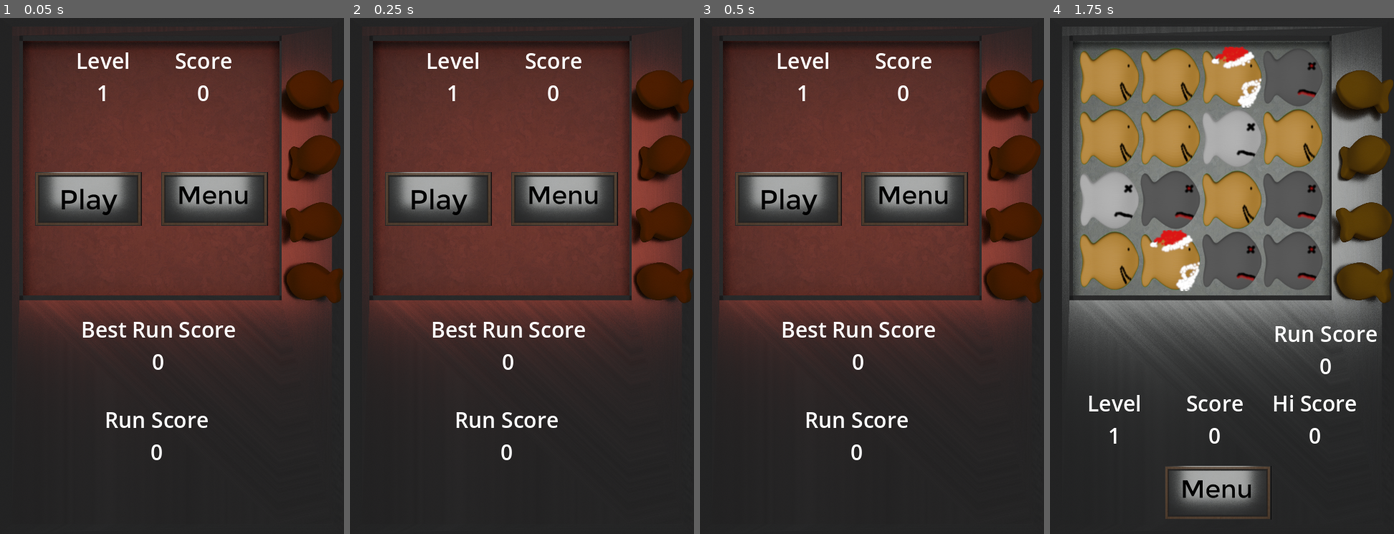
Above: before the commit, frames 1-4 (left to right).
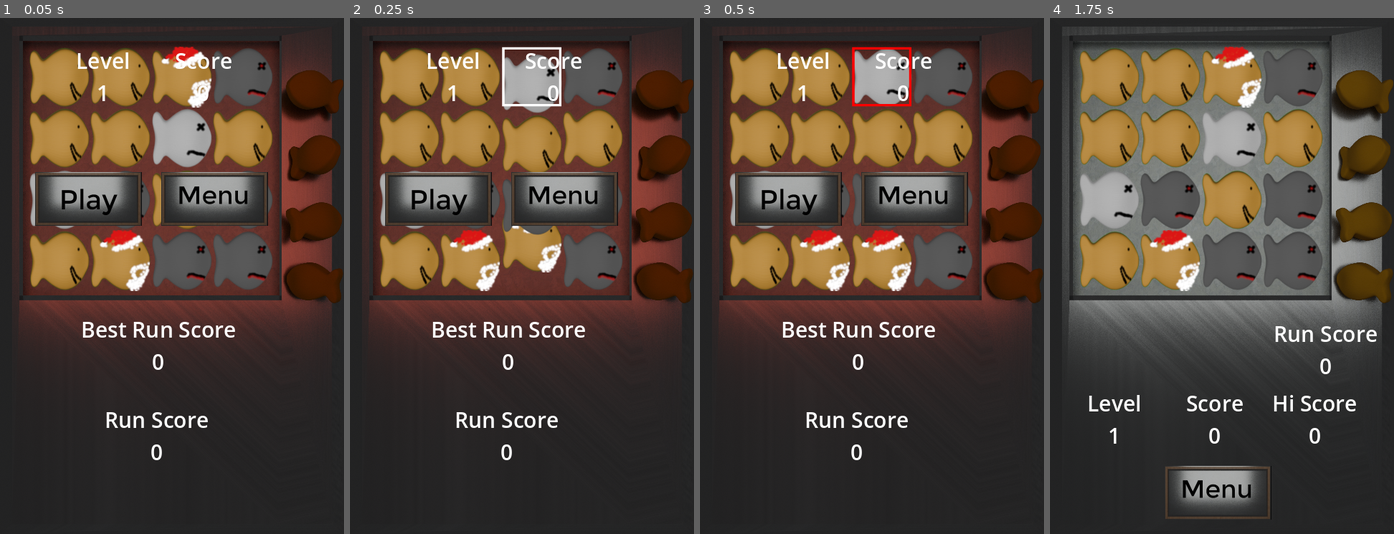
Above: after the commit, the same moments.

Repository: SecsAndCyber/GoldphishMatcher
Game: Godot game, scene res://source/failed_state.tscn
Same seed, same stepped clock (60 frames per second), same inputs: the game is played once before the commit and once after it. This scene is started directly instead of the project's main scene.
Inputs (mouse positions are in pixels of both pictures, inside the frame that each line leads up to):
- Up to frame 1 (0.05 s): no input
- Up to frame 2 (0.25 s): no input
- Up to frame 3 (0.5 s): no input
- Up to frame 4 (1.75 s): click (1263, 198) at 0.5 s; click (1228, 286) at 1.25 s

The runs differ from the first frame. In frame 1, 18% of the frame differs, in the area x 8-80%, y 5-53%; in frame 2, 18%; in frame 3, 19%; in frame 4, nothing differs.

Commit message:
Replay mistakes on Failure

Diff:
--- a/source/failed_state.tscn
+++ b/source/failed_state.tscn
@@ -1,10 +1,11 @@
-[gd_scene load_steps=11 format=3 uid="uid://dhh3gjlk1sdf8"]
+[gd_scene load_steps=12 format=3 uid="uid://dhh3gjlk1sdf8"]
 
 [ext_resource type="Script" path="res://source/scripts/failed_state.gd" id="1_aynwv"]
 [ext_resource type="Texture2D" uid="uid://cujg3js88g11v" path="res://assets/backgrounds/background-4.png" id="2_26f1s"]
 [ext_resource type="Texture2D" uid="uid://d3xayflyb0lxx" path="res://assets/backgrounds/foreground-4.png" id="4_e3lga"]
 [ext_resource type="Texture2D" uid="uid://oimu8os7fkqs" path="res://assets/UI/Play_Button_Frames.png" id="5_pr7gn"]
 [ext_resource type="Texture2D" uid="uid://bxvbt63obr7j1" path="res://assets/UI/Return_Button_Frames.png" id="5_ry7gx"]
+[ext_resource type="PackedScene" uid="uid://b2a53t6xtelye" path="res://source/replay_state.tscn" id="7_oxosu"]
 [ext_resource type="Theme" uid="uid://docpmippif7jn" path="res://source/resources/PlayStateText.tres" id="8_55qik"]
 
 [sub_resource type="AtlasTexture" id="AtlasTexture_t6qk5"]
@@ -25,6 +26,8 @@
 
 [node name="FailedState" type="Node2D"]
 
+[node name="ReplayState" parent="." instance=ExtResource("7_oxosu")]
+
 [node name="Container" type="Control" parent="."]
 layout_mode = 3
 anchors_preset = 0
@@ -33,6 +36,7 @@
 script = ExtResource("1_aynwv")
 
 [node name="background" type="TextureRect" parent="Container"]
+z_index = -1
 layout_mode = 0
 offset_right = 480.0
 offset_bottom = 720.0
@@ -40,6 +44,7 @@
 texture = ExtResource("2_26f1s")
 
 [node name="foreground" type="TextureRect" parent="Container"]
+z_index = 9
 layout_mode = 0
 offset_right = 1600.0
 offset_bottom = 2400.0
@@ -48,6 +53,7 @@
 texture = ExtResource("4_e3lga")
 
 [node name="ReturnButton" type="TextureButton" parent="Container"]
+z_index = 10
 layout_mode = 1
 anchors_preset = 5
 anchor_left = 0.5
@@ -63,6 +69,7 @@
 stretch_mode = 3
 
 [node name="PlayButton" type="TextureButton" parent="Container"]
+z_index = 10
 layout_mode = 1
 anchors_preset = 8
 anchor_left = 0.5
@@ -92,6 +99,7 @@
 vertical_alignment = 1
 
 [node name="RunScore" type="Label" parent="Container"]
+z_index = 10
 layout_mode = 1
 anchors_preset = 1
 anchor_left = 1.0
@@ -108,6 +116,7 @@
 vertical_alignment = 1
 
 [node name="BestRunScore" type="Label" parent="Container"]
+z_index = 10
 layout_mode = 1
 anchors_preset = 1
 anchor_left = 1.0
--- a/source/replay_state.tscn
+++ b/source/replay_state.tscn
@@ -43,6 +43,7 @@
 script = ExtResource("1_gjarw")
 
 [node name="background" type="TextureRect" parent="Container"]
+z_index = -5
 layout_mode = 0
 offset_right = 480.0
 offset_bottom = 720.0
@@ -64,6 +65,7 @@
 texture = ExtResource("4_3ebe3")
 
 [node name="ReturnButton" type="TextureButton" parent="Container"]
+visible = false
 layout_mode = 1
 anchors_preset = 5
 anchor_left = 0.5
@@ -97,6 +99,7 @@
 texture_hover = SubResource("AtlasTexture_7il42")
 
 [node name="NextButton" type="TextureButton" parent="Container"]
+visible = false
 layout_mode = 0
 offset_left = 230.0
 offset_top = 240.0
--- a/source/scripts/board.gd
+++ b/source/scripts/board.gd
@@ -149,18 +149,23 @@
 func _process(_delta: float) -> void:
 	if(closing): return
 	if (Reg.Loss):
+		closing = true;
 		ready_for_input = false
 		crackers.visible = false
-		closing = true;
 		Reg.HiScoreSet = false;
 		selector.toast("Failed");
 		Reg.Sounds.level_lost();
-		Reg.telemetryNode.failed_level(moves)
-		get_tree().create_timer(3).timeout.connect(func():
-			Reg.saveScore();
-			Reg.PS.change_scene_to_file("res://source/failed_state.tscn")
-		)
-		return
+		if !Reg.Replay:
+			Reg.LastLevel = Reg.Levels
+			Reg.LastMoves = moves
+			Reg.telemetryNode.failed_level(moves)
+			get_tree().create_timer(3).timeout.connect(func():
+				Reg.saveScore();
+				Reg.PS.change_scene_to_file("res://source/failed_state.tscn")
+			)
+		else:
+			Reg.PS.popup()
+			return
 	if(!blocks_correct(rebuild_speed)): return;
 	if(matching): return;
 	moving = false;
@@ -355,6 +360,8 @@
 
 			get_tree().create_timer(end_delay).timeout.connect(func():
 				if ! Reg.Replay:
+					Reg.LastLevel = Reg.Levels
+					Reg.LastMoves = moves
 					Reg.telemetryNode.finish_level(moves)
 					# Moving to next level
 					if !Reg.Done && Reg.HiScore[0] < Reg.Score + Reg.RunningScore:
--- a/source/scripts/failed_state.gd
+++ b/source/scripts/failed_state.gd
@@ -1,4 +1,4 @@
-extends GameState
+extends Control # GameState
 class_name FailState
 
 @onready var return_button: TextureButton = $ReturnButton
@@ -12,16 +12,18 @@
 @onready var done_banner: Label = $DoneBanner
 @onready var best_run_score: Label = $BestRunScore
 
+var display_score:int = Reg.Score
+
 # Called when the node enters the scene tree for the first time.
 func _ready() -> void:
-	super._ready()
-	call_deferred("do_setup")
+	# super._ready()
+	call_deferred("do_failed_setup")
 
-func do_setup():
+func do_failed_setup():
 	# Do initialization here
 	Reg.HiScoreSet = false
 	$CurrentLevel.text = "Level\n" + str(Reg.Levels);
-	$CurrentScore.text = "Score\n" + str(Reg.Score);
+	$CurrentScore.text = "Score\n" + str(display_score);
 	if Reg.Done && Reg.Levels > 30:
 		run_score.text = "Free Score\n"
 	else:
@@ -31,17 +33,19 @@
 
 	if Reg.Levels in Reg.HiScore:
 		$HiScore.text = "Hi Score\n" + str(Reg.HiScore[Reg.Levels]);
-	Reg.PS = self
 
+	var rs = Reg.RunningScore
+	Reg.Levels = 1
+	Reg.RunningScore = 0
+	Reg.Score = 0
+	Reg.saveScore()
+	Reg.RunningScore = rs
+	Reg.PS = null
+	replay_state._on_check_button_toggled(true)
 
 # Called every frame. 'delta' is the elapsed time since the previous frame.
 func _process(_delta: float) -> void:
-	if Reg.PS == self:
-		Reg.Levels = 1
-		Reg.RunningScore = 0
-		Reg.Score = 0
-		Reg.saveScore()
-		Reg.PS = null
+	pass
 
 
 func _on_menu_button_pressed() -> void:
@@ -49,12 +53,15 @@
 	Reg.RunningScore = 0
 	Reg.Score = 0
 	Reg.saveScore()
-	change_scene_to_file("res://source/menu_state.tscn")
+	Reg.Replay = false
+	replay_state.change_scene_to_file("res://source/menu_state.tscn")
 
+@onready var replay_state: ReplayState = $"../ReplayState/Container"
 
 func _on_play_button_pressed() -> void:
 	Reg.Levels = 1
 	Reg.RunningScore = 0
 	Reg.Score = 0
 	Reg.saveScore()
-	change_scene_to_file("res://source/play_state.tscn")
+	Reg.Replay = false
+	replay_state.change_scene_to_file("res://source/play_state.tscn")
--- a/source/scripts/global_reg.gd
+++ b/source/scripts/global_reg.gd
@@ -122,6 +122,20 @@
 	set(val):
 		instance._replaying = val
 
+var _last_level:int = 0
+static var LastLevel:int:
+	get():
+		return instance._last_level
+	set(val):
+		instance._last_level = val
+
+var _last_moves:Array = []
+static var LastMoves:Array:
+	get():
+		return instance._last_moves
+	set(val):
+		instance._last_moves = val
+
 static var fish_speed:float = 50.0 * UI_Scale;
 static var fish_location:Vector2 = Vector2.ZERO;
 
--- a/source/scripts/play_state.gd
+++ b/source/scripts/play_state.gd
@@ -41,11 +41,12 @@
 		$NextButton.texture_hover.atlas = load("res://assets/UI/FreePlay_Button_Frames.png")
 
 func popup():
-	return_button.visible = false
-	retry_button.visible = false
-	next_button.visible = false
-	if Reg.Levels >= 30:
-		Reg.Done = true
+	if !Reg.Replay:
+		return_button.visible = false
+		retry_button.visible = false
+		next_button.visible = false
+		if Reg.Levels >= 30:
+			Reg.Done = true
 
 # Called every frame. 'delta' is the elapsed time since the previous frame.
 func _process(_delta: float) -> void:
@@ -56,9 +57,10 @@
 	else:
 		run_score.text = "Run Score\n"
 	run_score.text += str(Reg.RunningScore + Reg.Score)
-
+	if Reg.Replay: return
 	if Reg.Levels in Reg.HiScore:
 		$HiScore.text = "Hi Score\n" + str(Reg.HiScore[Reg.Levels])
+
 	if Reg.Loss:
 		if return_button.visible:
 			# Code here will run just once after the Loss flag is set
--- a/source/scripts/replay_state.gd
+++ b/source/scripts/replay_state.gd
@@ -9,14 +9,23 @@
 # Called when the node enters the scene tree for the first time.
 func _ready() -> void:
 	super._ready()
+	call_deferred("do_replay_setup")
+	if not 'root' == get_parent().name:
+		retry_button.queue_free()
+		next_button.queue_free()
+		current_level.visible = false
+		current_score.visible = false
+		run_score.visible = false
+
+func do_replay_setup():
+	if Reg.LastMoves:
+		moves_to_replay =  Reg.LastMoves
+		replay_level = Reg.LastLevel
 	Reg.Replay = ceilf(replay_level * 0.08)
 	Reg.Levels = replay_level
 	replay_array = moves_to_replay.duplicate(true)
-	call_deferred("do_replay_setup")
-
-func do_replay_setup():
-	# Do initialization here
-	pass
+	Reg.Loss = false
+	Reg.PS = self
 
 func _process(delta: float) -> void:
 	super._process(delta)
@@ -30,6 +39,7 @@
 	if(!board.ready_for_input): return
 	if !board.selector.cleared and !board.selector.visible: return
 	if board.selector.toast_text.visible: return
+	if ! board.selector.blocks or ! board.selector.blocks[0]: return
 	if step_active: return
 
 	if replay_array:
@@ -80,10 +90,10 @@
 func popup():
 	check_button.button_pressed = false
 	check_button.disabled = false
-	replay_array = moves_to_replay.duplicate(true)
 	call_deferred("do_setup")
-	check_button.button_pressed = true
+	_on_check_button_toggled(true)
 
 
 func _on_check_button_toggled(toggled_on: bool) -> void:
-	pass # Replace with function body.
+	do_replay_setup()
+	check_button.button_pressed = toggled_on
--- a/source/selector.tscn
+++ b/source/selector.tscn
@@ -24,7 +24,7 @@
 
 [node name="toastText" type="RichTextLabel" parent="."]
 visible = false
-z_index = 10
+z_index = 8
 layout_mode = 0
 offset_left = 7.0
 offset_top = 6.0
